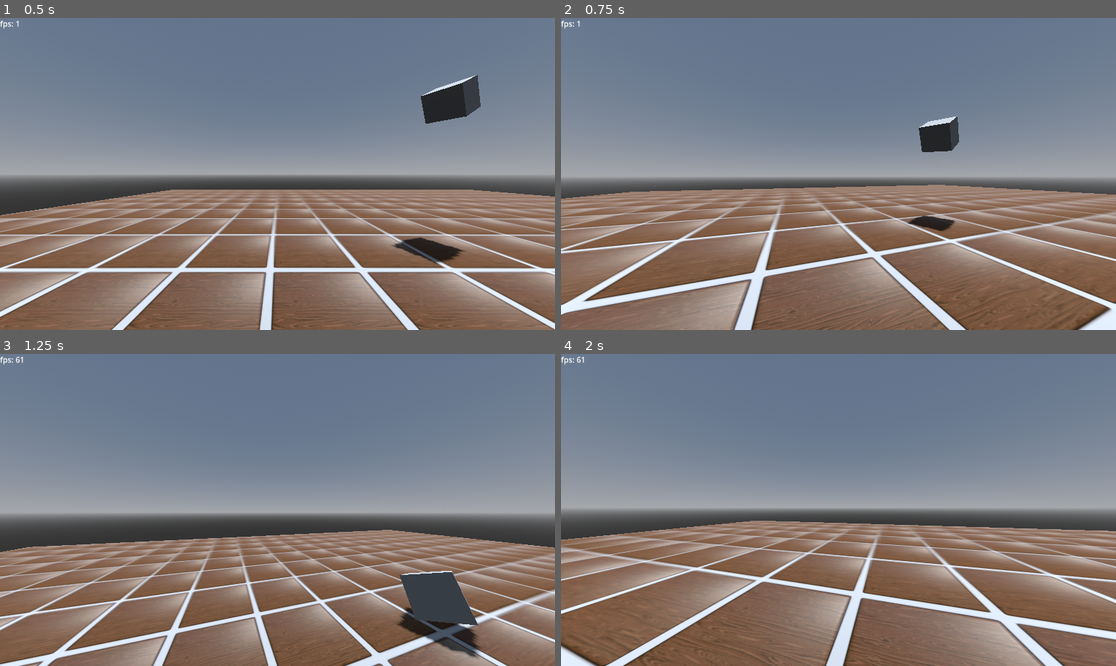
Above: before the commit, frames 1-4 (two rows, left to right).
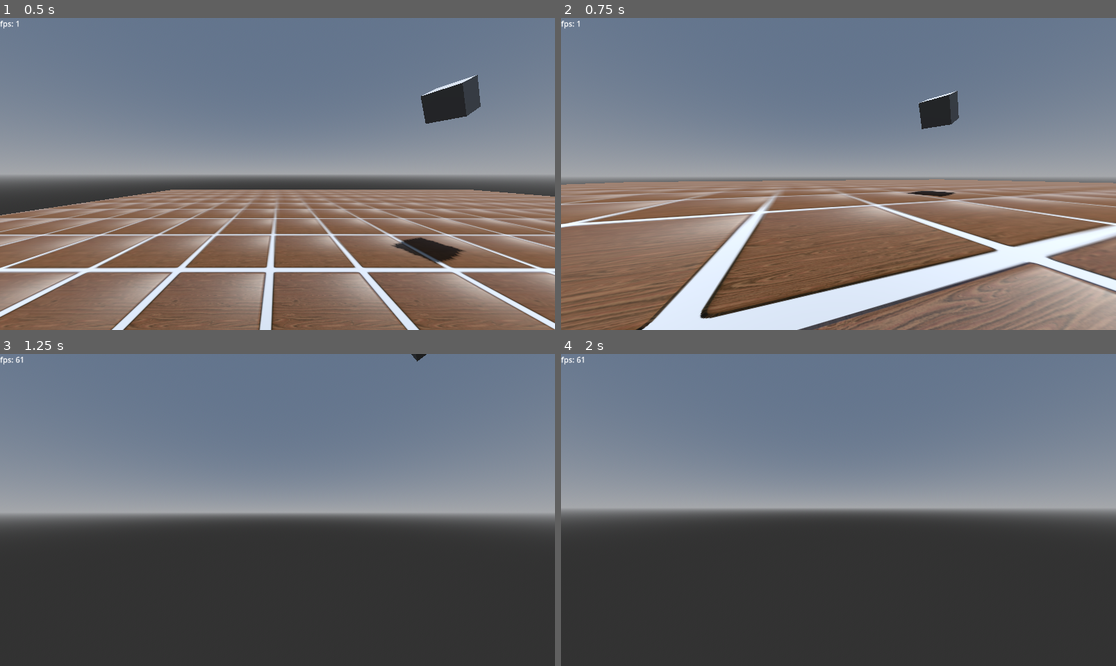
Above: after the commit, the same moments.

Repository: catboyBinary/PURGATORY
Game: Godot game, scene res://Scenes/TestScene/test_scene.tscn
Two runs of this game, one before a commit and one after it. Both use one fixed random seed, a clock stepped at 60 frames per second and the inputs below.
Inputs (mouse positions are in pixels of both pictures, inside the frame that each line leads up to):
- Up to frame 1 (0.5 s): no input
- Up to frame 2 (0.75 s): move the mouse to (866, 174) at 0.52 s; hold W (move_forward) from 0.53 s (still down); hold Shift (run) from 0.53 s (still down)
- Up to frame 3 (1.25 s): keep holding W (move_forward); keep holding Shift (run); tap Space (jump) at 0.77 s
- Up to frame 4 (2 s): keep holding W (move_forward); move the mouse to (810, 510) at 1.27 s; release Shift (run) at 1.28 s; tap Shift (run) at 1.35 s; tap Space (jump) at 1.52 s

Frame 1 is identical in both runs. In frame 2, 33% of the frame differs, in the area x 0-100%, y 23-100%; in frame 3, 39%; in frame 4, 44%, in the area x 0-100%, y 53-100%.

Commit message:
collision shape script, but not working

Diff:
--- a/Entities/Player/player.tscn
+++ b/Entities/Player/player.tscn
@@ -1,8 +1,9 @@
-[gd_scene load_steps=7 format=3 uid="uid://d11dgy7j3siw2"]
+[gd_scene load_steps=8 format=3 uid="uid://d11dgy7j3siw2"]
 
 [ext_resource type="Script" path="res://Entities/Player/player2.gd" id="1_oxu7r"]
 [ext_resource type="Texture2D" uid="uid://s5khgrew0wrg" path="res://Entities/Player/tyMFjhmVrrI.png" id="2_wdgqc"]
 [ext_resource type="Script" path="res://Entities/Player/player_movement.gd" id="2_xigrf"]
+[ext_resource type="Script" path="res://PrismCollisionShape.gd" id="4_pnfty"]
 
 [sub_resource type="StandardMaterial3D" id="StandardMaterial3D_exwgm"]
 albedo_texture = ExtResource("2_wdgqc")
@@ -43,3 +44,4 @@
 editor_description = "!!! box collider doesn't work properly with uneven terrain like stairs, need to add some sort of step height !!!"
 transform = Transform3D(1, 0, 0, 0, 1, 0, 0, 0, 1, 0, 1, 0)
 shape = SubResource("BoxShape3D_hqgr3")
+script = ExtResource("4_pnfty")
--- /dev/null
+++ b/PrismCollisionShape.gd
@@ -0,0 +1,19 @@
+@tool
+extends CollisionShape3D
+
+@export_group("Collider")
+@export var height = 50
+@export var radius = 10
+@export var sides_count = 3
+@export_group("Chamfer")
+@export_range(0, 45) var upper_angle = 50
+@export var upper_radius = 10
+@export_range(0, 45) var lower_angle = 50
+@export var lower_radius = 10
+
+func _ready() -> void:
+	shape = ConvexPolygonShape3D.new()
+	for i in range(sides_count):
+		print('a')
+		var angle = 2 * PI * (i/sides_count)
+		shape.points.append(Vector3(cos(angle),0,sin(angle)))
